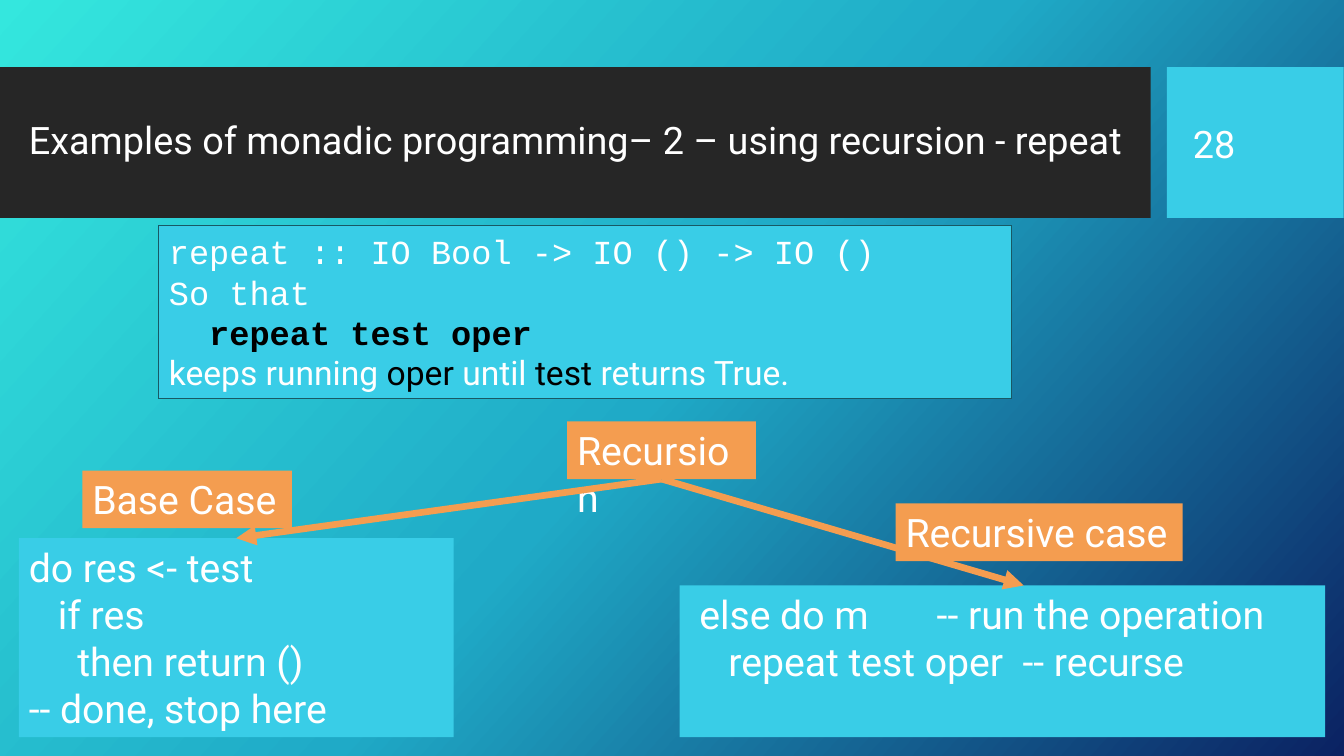
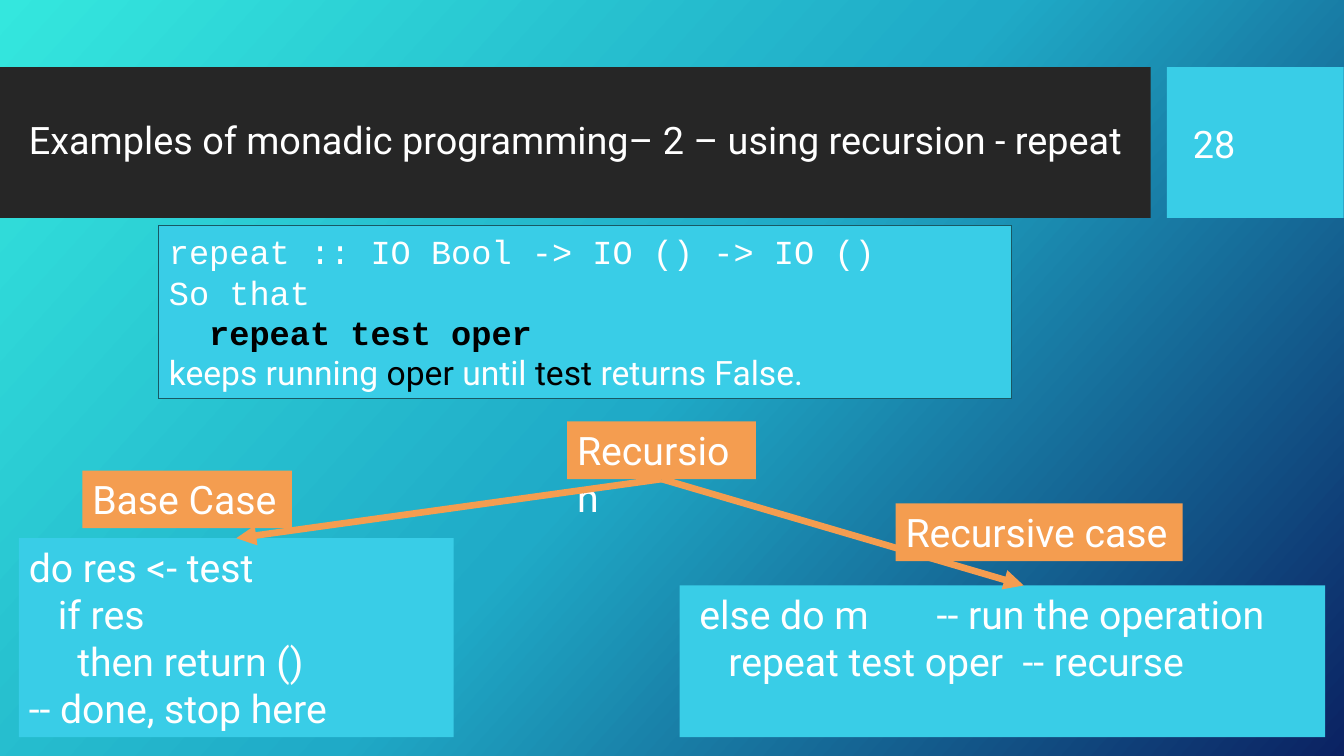
Before and after one commit to Fun-Prog-26/fun-prog-26, a slide deck: slide 29 of topic12-monads/unit-12a-lectures/talk-1/a-monads.pptx. Drawn at 1344x756 pixels with LibreOffice and Linux fonts; fonts in the diff are those of the drawing; background and template pictures are left out. Boxes give left, top, right and bottom in pixels: in the first picture for what was removed or moved away, otherwise in the second. Text is boxed around its words. In the diff, an @@ line names an element or a change of style, - is before the commit and + after.

```diff
--- a/topic12-monads/unit-12a-lectures/talk-1/a-monads.pptx
+++ b/topic12-monads/unit-12a-lectures/talk-1/a-monads.pptx
@@ text in rectangle at box(169, 360, 802, 392): text changed @@
-keeps running oper until test returns True.
+keeps running oper until test returns False.
```
Also in this commit, not shown: 20 other files.
